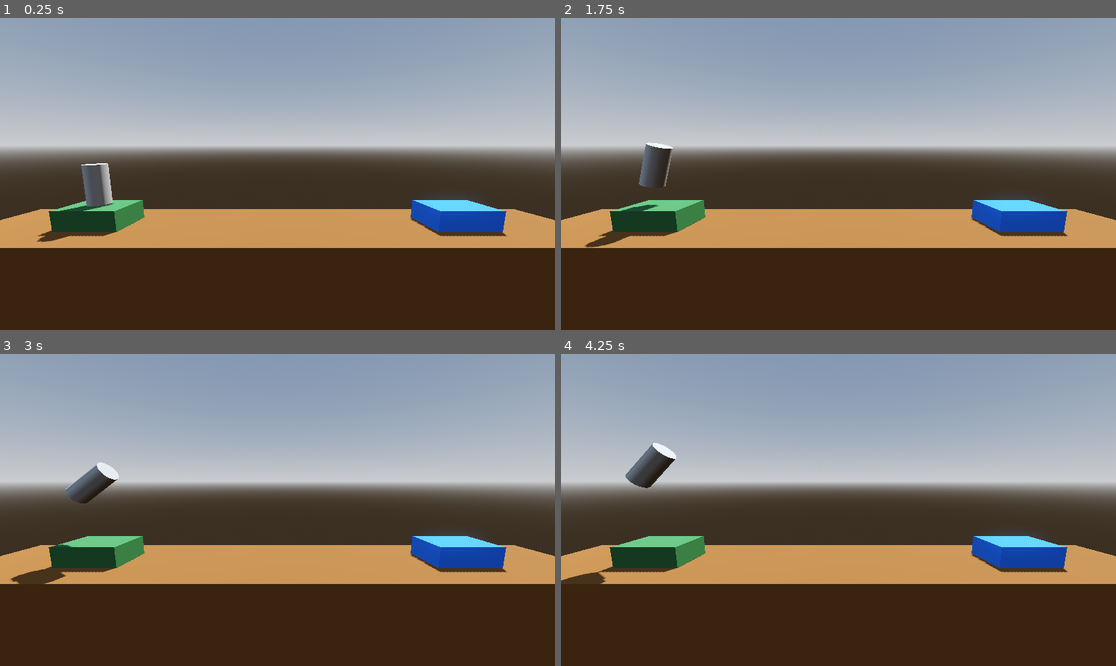
Above: before the commit, frames 1-4 (two rows, left to right).
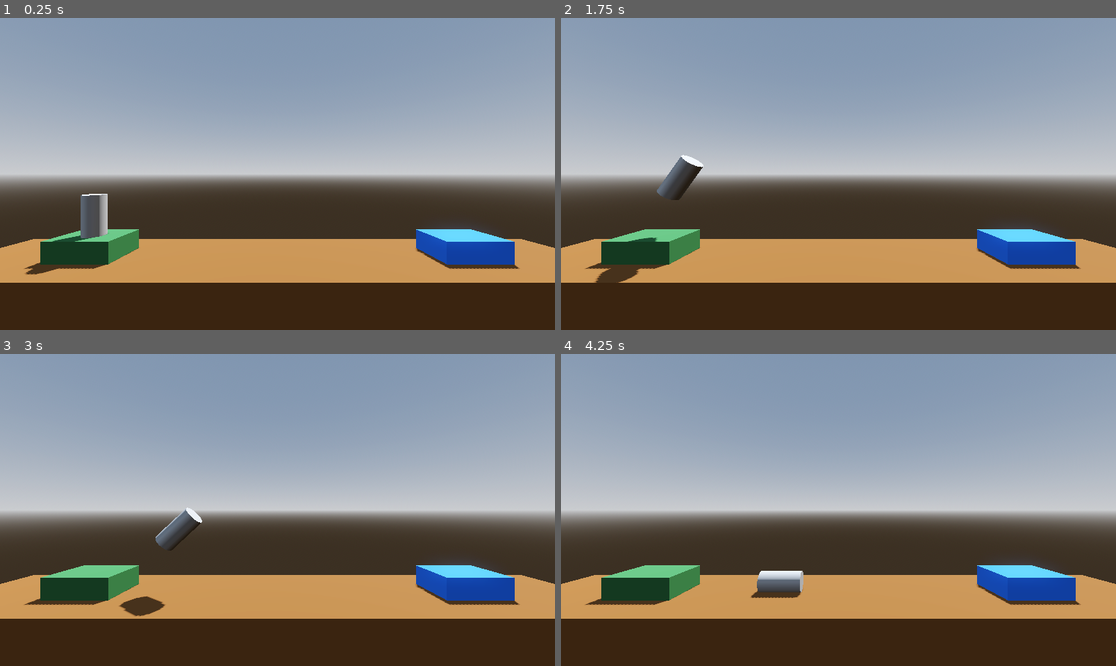
Above: after the commit, the same moments.

Repository: AllanSechrist/ProjectBoost
Game: Godot game, scene res://Level/level.tscn
Same seed, same stepped clock (60 frames per second), same inputs: the game is played once before the commit and once after it. Before the commit the project has no main scene; this scene is started directly in both runs.
Inputs:
- Up to frame 1 (0.25 s): no input
- Up to frame 2 (1.75 s): tap Enter (ui_accept) at 0.5, 0.77, 0.8, 1.07, 1.35, 1.52 s; hold Right (ui_right) 0.53-1.28 s; hold Space (boost, bound only after the commit) 0.53-1.28 s; hold Left (ui_left) from 1.28 s (still down); tap Space (boost, bound only after the commit) at 1.55 s
- Up to frame 3 (3 s): tap Enter (ui_accept) at 1.82, 2.3 s; release Left (ui_left) at 2.03 s; hold Space (boost, bound only after the commit) 2.03-2.78 s; hold Right (ui_right) from 2.03 s (still down); tap Space (boost, bound only after the commit) at 2.85 s
- Up to frame 4 (4.25 s): tap Enter (ui_accept) at 3.02, 3.32 s; release Right (ui_right) at 3.53 s; hold Left (ui_left) from 3.53 s (still down); hold Enter (ui_accept) from 3.53 s (still down)

The runs differ from the first frame. In frame 1, 38% of the frame differs, in the area x 0-100%, y 33-85%; in frame 2, 38%; in frame 3, 39%; in frame 4, 39%, in the area x 0-100%, y 28-85%.

Commit message:
Add collision detection to player and world

Diff:
--- a/Level/level.tscn
+++ b/Level/level.tscn
@@ -27,7 +27,7 @@
 [node name="Level" type="Node3D"]
 
 [node name="Player" parent="." instance=ExtResource("1_o6mkr")]
-transform = Transform3D(1, 0, 0, 0, 1, 0, 0, 0, 1, -9, 2.0772305, 0)
+transform = Transform3D(1, 0, 0, 0, 1, 0, 0, 0, 1, -9, 2.043148, 0)
 
 [node name="WorldEnvironment" type="WorldEnvironment" parent="."]
 environment = SubResource("Environment_qmtf6")
@@ -36,7 +36,7 @@
 transform = Transform3D(-0.8660254, -0.43301278, 0.25, 0, 0.49999997, 0.86602545, -0.50000006, 0.75, -0.43301266, 0, 0, 0)
 shadow_enabled = true
 
-[node name="floor" type="CSGBox3D" parent="."]
+[node name="floor" type="CSGBox3D" parent="." groups=["Fail"]]
 transform = Transform3D(1, 0, 0, 0, 1, 0, 0, 0, 1, 0, -4, 0)
 use_collision = true
 size = Vector3(30, 8, 5)
@@ -44,13 +44,15 @@
 
 [node name="LaunchPad" type="CSGBox3D" parent="."]
 transform = Transform3D(1, 0, 0, 0, 1, 0, 0, 0, 1, -9, 0.5, 0)
+use_collision = true
 size = Vector3(3, 1, 2)
 material = SubResource("StandardMaterial3D_o6mkr")
 
-[node name="LandingPad" type="CSGBox3D" parent="."]
+[node name="LandingPad" type="CSGBox3D" parent="." groups=["Goal"]]
 transform = Transform3D(1, 0, 0, 0, 1, 0, 0, 0, 1, 9, 0.5, 0)
+use_collision = true
 size = Vector3(3, 1, 2)
 material = SubResource("StandardMaterial3D_qmtf6")
 
 [node name="Camera3D" type="Camera3D" parent="."]
-transform = Transform3D(1, 0, 0, 0, 0.99026805, 0.1391731, 0, -0.1391731, 0.99026805, 0, 4, 10)
+transform = Transform3D(1, 0, 0, 0, 0.99999994, 0, 0, 0, 0.99999994, 0, 4, 10)
--- a/player.gd
+++ b/player.gd
@@ -1,12 +1,19 @@
-extends Node3D
+extends RigidBody3D
 
 
 func _process(delta: float) -> void:
-	if Input.is_action_pressed("ui_accept"):
-		position.y += delta
+	if Input.is_action_pressed("boost"):
+		apply_central_force(basis.y * delta * 1000.0)
 
-	if Input.is_action_pressed("ui_left"):
-		rotate_z(delta)
+	if Input.is_action_pressed("rotate_left"):
+		apply_torque(Vector3(0.0, 0.0, 100.0 * delta))
 
-	if Input.is_action_pressed("ui_right"):
-		rotate_z(-delta)
+	if Input.is_action_pressed("rotate_right"):
+		apply_torque(Vector3(0.0, 0.0, -100.0 * delta))
+
+
+func _on_body_entered(body: Node) -> void:
+	if "Goal" in body.get_groups():
+		print("You win!")
+	elif "Fail" in body.get_groups():
+		print("You lose!")
--- a/player.tscn
+++ b/player.tscn
@@ -1,11 +1,25 @@
-[gd_scene load_steps=3 format=3 uid="uid://b4ebypukt371f"]
+[gd_scene load_steps=4 format=3 uid="uid://b4ebypukt371f"]
 
 [ext_resource type="Script" uid="uid://7tw8uuqfatk6" path="res://player.gd" id="1_4flbx"]
 
 [sub_resource type="CylinderMesh" id="CylinderMesh_onrkg"]
 
-[node name="Player" type="Node3D"]
+[sub_resource type="CylinderShape3D" id="CylinderShape3D_4flbx"]
+
+[node name="Player" type="RigidBody3D"]
+axis_lock_linear_z = true
+axis_lock_angular_x = true
+axis_lock_angular_y = true
+contact_monitor = true
+max_contacts_reported = 10
+linear_damp = 1.0
+angular_damp = 3.0
 script = ExtResource("1_4flbx")
 
 [node name="MeshInstance3D" type="MeshInstance3D" parent="."]
 mesh = SubResource("CylinderMesh_onrkg")
+
+[node name="CollisionShape3D" type="CollisionShape3D" parent="."]
+shape = SubResource("CylinderShape3D_4flbx")
+
+[connection signal="body_entered" from="." to="." method="_on_body_entered"]
--- a/project.godot
+++ b/project.godot
@@ -11,5 +11,27 @@
 [application]
 
 config/name="Project Boost"
+run/main_scene="uid://rteyp4l6ckcy"
 config/features=PackedStringArray("4.5", "Forward Plus")
 config/icon="res://icon.svg"
+
+[input]
+
+boost={
+"deadzone": 0.2,
+"events": [Object(InputEventKey,"resource_local_to_scene":false,"resource_name":"","device":-1,"window_id":0,"alt_pressed":false,"shift_pressed":false,"ctrl_pressed":false,"meta_pressed":false,"pressed":false,"keycode":0,"physical_keycode":32,"key_label":0,"unicode":32,"location":0,"echo":false,"script":null)
+, Object(InputEventKey,"resource_local_to_scene":false,"resource_name":"","device":-1,"window_id":0,"alt_pressed":false,"shift_pressed":false,"ctrl_pressed":false,"meta_pressed":false,"pressed":false,"keycode":0,"physical_keycode":87,"key_label":0,"unicode":119,"location":0,"echo":false,"script":null)
+]
+}
+rotate_left={
+"deadzone": 0.2,
+"events": [Object(InputEventKey,"resource_local_to_scene":false,"resource_name":"","device":-1,"window_id":0,"alt_pressed":false,"shift_pressed":false,"ctrl_pressed":false,"meta_pressed":false,"pressed":false,"keycode":0,"physical_keycode":65,"key_label":0,"unicode":97,"location":0,"echo":false,"script":null)
+, Object(InputEventKey,"resource_local_to_scene":false,"resource_name":"","device":-1,"window_id":0,"alt_pressed":false,"shift_pressed":false,"ctrl_pressed":false,"meta_pressed":false,"pressed":false,"keycode":0,"physical_keycode":4194319,"key_label":0,"unicode":0,"location":0,"echo":false,"script":null)
+]
+}
+rotate_right={
+"deadzone": 0.2,
+"events": [Object(InputEventKey,"resource_local_to_scene":false,"resource_name":"","device":-1,"window_id":0,"alt_pressed":false,"shift_pressed":false,"ctrl_pressed":false,"meta_pressed":false,"pressed":false,"keycode":0,"physical_keycode":68,"key_label":0,"unicode":100,"location":0,"echo":false,"script":null)
+, Object(InputEventKey,"resource_local_to_scene":false,"resource_name":"","device":-1,"window_id":0,"alt_pressed":false,"shift_pressed":false,"ctrl_pressed":false,"meta_pressed":false,"pressed":false,"keycode":0,"physical_keycode":4194321,"key_label":0,"unicode":0,"location":0,"echo":false,"script":null)
+]
+}
